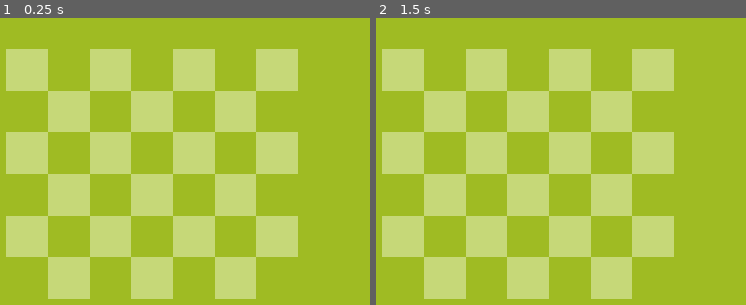
Above: before the commit, frames 1-2 (left to right).
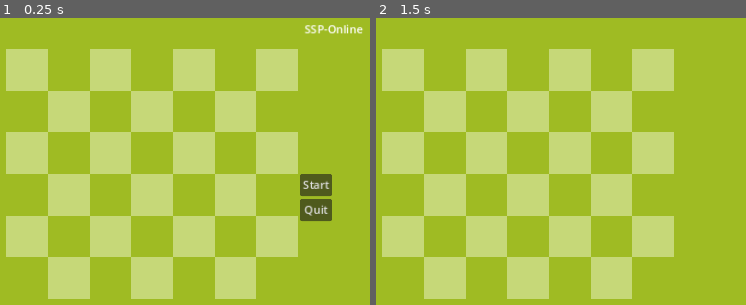
Above: after the commit, the same moments.

Repository: doofmars/ssp-online
Game: Godot game, scene res://Level.tscn
Two runs of this game, one before a commit and one after it. Both use one fixed random seed, a clock stepped at 60 frames per second and the inputs below.
Inputs (mouse positions are in pixels of both pictures, inside the frame that each line leads up to):
- Up to frame 1 (0.25 s): no input
- Up to frame 2 (1.5 s): click (690, 184) at 0.5 s, where only the run after the commit has a clickable "Start"; tap Enter (ui_accept) at 1.25 s; hold Enter (ui_accept) from 1.28 s (still down)

The runs differ from the first frame. In frame 1, 1.6% of the frame differs, in the area x 81-99%, y 2-71%; in frame 2, nothing differs.

Commit message:
Add border and improve board placement

Diff:
--- a/Level.gd
+++ b/Level.gd
@@ -29,3 +29,11 @@
 # Called every frame. 'delta' is the elapsed time since the previous frame.
 func _process(delta):
 	pass
+
+
+func _on_run_game():
+	pass
+
+
+func _on_menu_start_singleplayer():
+	pass # Replace with function body.
--- a/Level.tscn
+++ b/Level.tscn
@@ -1,6 +1,7 @@
-[gd_scene load_steps=2 format=3 uid="uid://b4ky03b0l01i6"]
+[gd_scene load_steps=3 format=3 uid="uid://dugs7dl2hfge2"]
 
 [ext_resource type="Script" path="res://Level.gd" id="1_s5gc4"]
+[ext_resource type="PackedScene" uid="uid://bv5pyxjxyicbl" path="res://Menu.tscn" id="2_df0ea"]
 
 [node name="Level" type="Node2D"]
 script = ExtResource("1_s5gc4")
@@ -11,3 +12,7 @@
 size_flags_horizontal = 3
 size_flags_vertical = 3
 color = Color(0.623529, 0.733333, 0.137255, 1)
+
+[node name="Menu" parent="." instance=ExtResource("2_df0ea")]
+
+[connection signal="start_singleplayer" from="Menu" to="." method="_on_menu_start_singleplayer"]
--- /dev/null
+++ b/Menu.gd
@@ -0,0 +1,26 @@
+extends CanvasLayer
+signal start_singleplayer
+
+# Called when the node enters the scene tree for the first time.
+func _ready():
+	pass # Replace with function body.
+
+
+# Called every frame. 'delta' is the elapsed time since the previous frame.
+func _process(delta):
+	if Input.is_action_pressed("ui_accept"):
+		start_single_player()
+	if Input.is_action_pressed("action_quit"):
+		get_tree().quit()
+
+
+func _on_single_player_pressed():
+	start_single_player()
+
+
+func start_single_player():
+	hide()
+	emit_signal('start_singleplayer')
+
+func _on_quit_pressed():
+	get_tree().quit()
--- /dev/null
+++ b/Menu.tscn
@@ -0,0 +1,51 @@
+[gd_scene load_steps=2 format=3 uid="uid://bv5pyxjxyicbl"]
+
+[ext_resource type="Script" path="res://Menu.gd" id="1_xbbk1"]
+
+[node name="Menu" type="CanvasLayer"]
+script = ExtResource("1_xbbk1")
+
+[node name="Message" type="Label" parent="."]
+anchors_preset = -1
+anchor_left = 0.517
+anchor_top = 0.162
+anchor_right = 0.517
+anchor_bottom = 0.162
+offset_left = -158.584
+offset_top = -0.975998
+offset_right = 165.416
+offset_bottom = 25.024
+text = " SSP-Online"
+horizontal_alignment = 1
+
+[node name="GridContainer" type="GridContainer" parent="."]
+anchors_preset = 8
+anchor_left = 0.5
+anchor_top = 0.5
+anchor_right = 0.5
+anchor_bottom = 0.5
+grow_horizontal = 2
+
+[node name="SinglePlayer" type="Button" parent="GridContainer"]
+layout_mode = 2
+text = "Start"
+
+[node name="JoinGame" type="Button" parent="GridContainer"]
+visible = false
+layout_mode = 2
+text = "Join Game
+"
+
+[node name="CreateGame" type="Button" parent="GridContainer"]
+visible = false
+layout_mode = 2
+text = "Create Game
+"
+
+[node name="Quit" type="Button" parent="GridContainer"]
+layout_mode = 2
+text = "Quit
+"
+
+[connection signal="pressed" from="GridContainer/SinglePlayer" to="." method="_on_single_player_pressed"]
+[connection signal="pressed" from="GridContainer/Quit" to="." method="_on_quit_pressed"]
--- a/project.godot
+++ b/project.godot
@@ -19,6 +19,14 @@
 
 window/stretch/mode="canvas_items"
 
+[input]
+
+action_quit={
+"deadzone": 0.5,
+"events": [Object(InputEventKey,"resource_local_to_scene":false,"resource_name":"","device":-1,"window_id":0,"alt_pressed":false,"shift_pressed":false,"ctrl_pressed":false,"meta_pressed":false,"pressed":false,"keycode":0,"physical_keycode":4194305,"key_label":0,"unicode":0,"echo":false,"script":null)
+]
+}
+
 [rendering]
 
 renderer/rendering_method="gl_compatibility"
